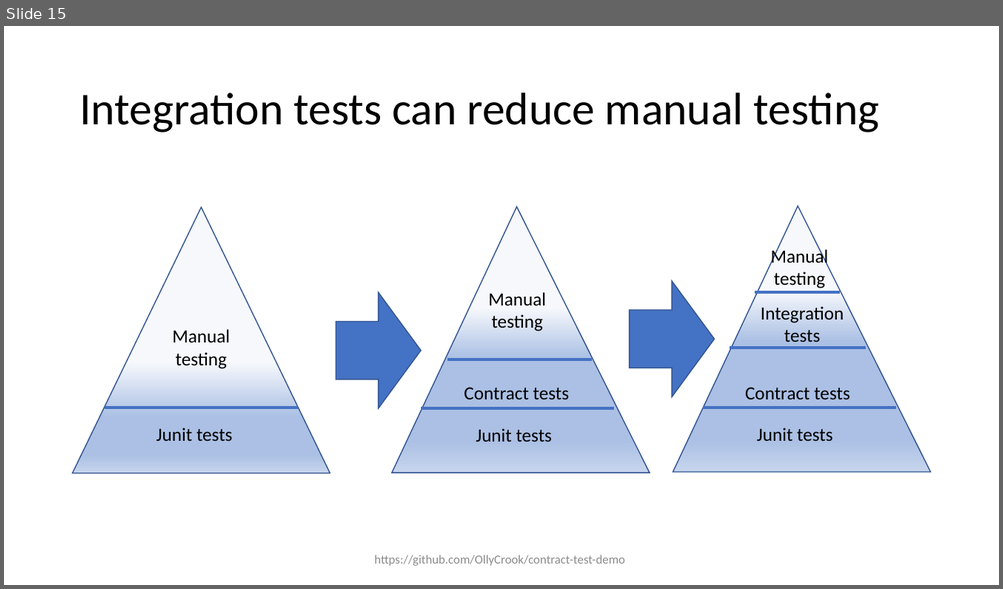
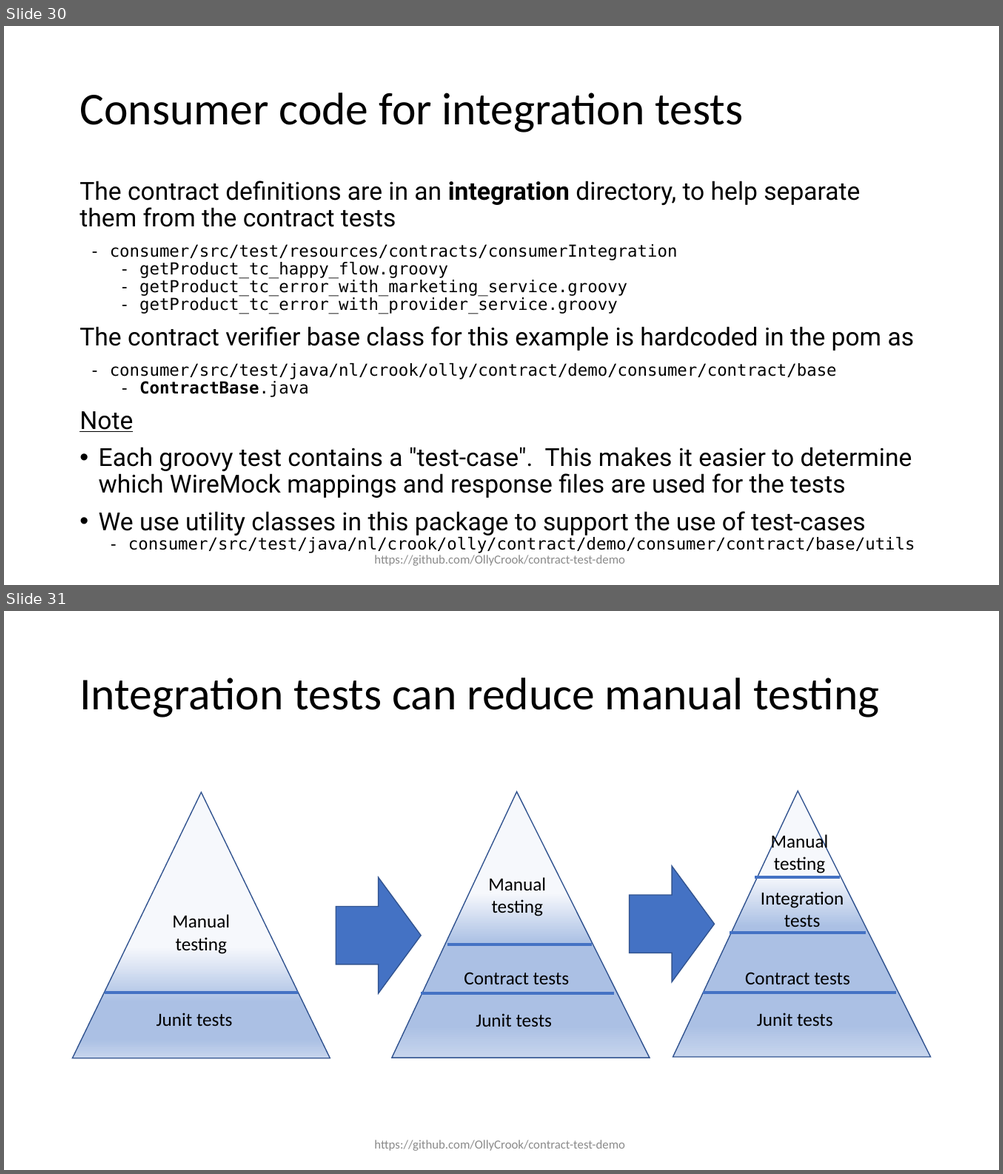
Before and after one commit to OllyCrook/contract-test-demo, a slide deck: Contract-testing-presentation.pptx. Shown one above the other, each under a label of ours: slide 15 before the commit, slides 30 and 31 after it. The pictures are 1003x589 and 1003x1174 pixels, drawn with LibreOffice and Linux fonts; fonts in the diff are those of the drawing. Boxes give left, top, right and bottom in pixels: in the first picture for what was removed or moved away, otherwise in the second. Text is boxed around its words. In the diff, an @@ line names an element or a change of style, - is before the commit and + after.

```diff
--- a/Contract-testing-presentation.pptx
+++ b/Contract-testing-presentation.pptx
@@ slide 30 added at [4,26,999,585], background #FFFFFF @@
@@ title added at [79,93,743,133], 44 pt, text #000000 @@
+Consumer code for integration tests
@@ text added at [79,181,915,554], 16 pt, text #000000 @@
+The contract definitions are in an integration directory, to help separate them from the contract tests
+- consumer/src/test/resources/contracts/consumerIntegration
+- getProduct_tc_happy_flow.groovy
+- getProduct_tc_error_with_marketing_service.groovy
+- getProduct_tc_error_with_provider_service.groovy
+The contract verifier base class for this example is hardcoded in the pom as
+- consumer/src/test/java/nl/crook/olly/contract/demo/consumer/contract/base
+- ContractBase.java
+Note
+• Each groovy test contains a "test-case". This makes it easier to determine which WireMock mappings and response files are used for the tests
+• We use utility classes in this package to support the use of test-cases
+  - consumer/src/test/java/nl/crook/olly/contract/demo/consumer/contract/base/utils
@@ text added at [374,555,625,566], 12 pt, text #8C8C8C @@
+https://github.com/OllyCrook/contract-test-demo
@@ what was slide 15 is now slide 31 @@
```
Also in this commit, not shown: 17 slides changed, 19 other slides added, 25 other files.
